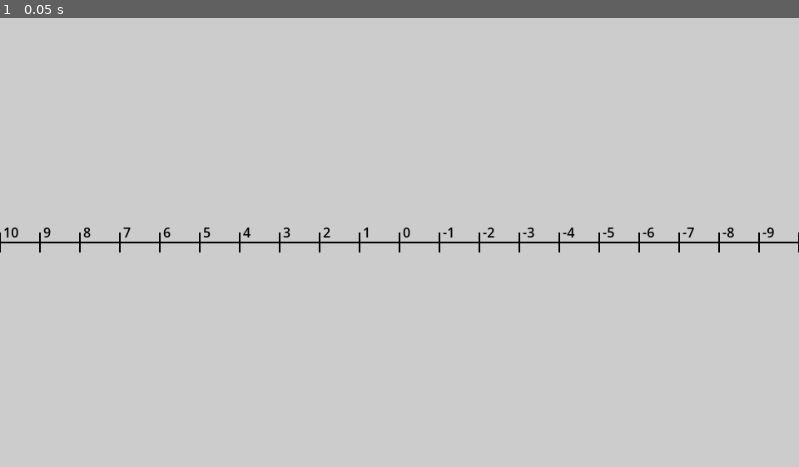
Above: before the commit, frame 1.
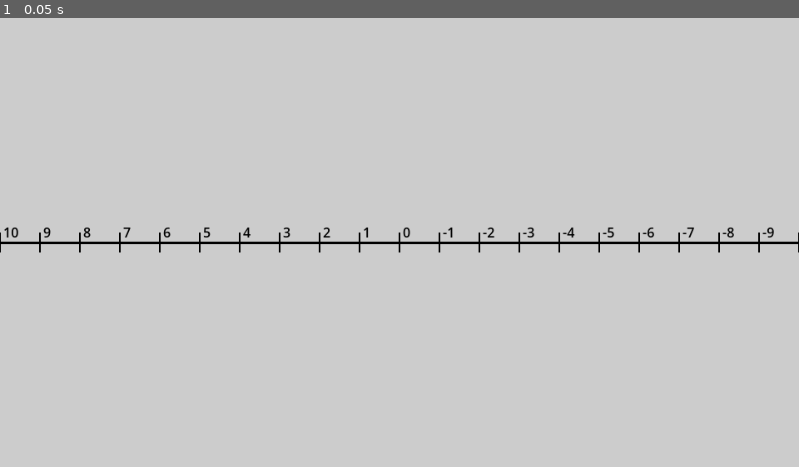
Above: after the commit, the same moment.

Repository: KP913/GeoDes-Editor
Game: Godot game, scene res://main.tscn
The game is run twice, just before and just after one commit, with the same random seed, the same clock (stepped at 60 frames per second) and the same inputs. The engine's default icon, where the game draws it, is replaced by a stand-in: a white triangle on a blue panel in a dark square.
Inputs:
- Up to frame 1 (0.05 s): no input

The runs differ from the first frame. In frame 1, 0.2% of the frame differs, in the area x 0-100%, y 50-51%.

Commit message:
Update main.tscn

Diff:
--- a/main.tscn
+++ b/main.tscn
@@ -8,7 +8,9 @@
 script = ExtResource("1_0xm2m")
 
 [node name="EixoX" type="Line2D" parent="." unique_id=2145659865]
-points = PackedVector2Array(-2952, 0, 1472, 0)
+position = Vector2(-1604.8301, 0.37452292)
+scale = Vector2(1.1872613, 1.1872615)
+points = PackedVector2Array(-2952, 0, 8568, 0)
 width = 2.0
 default_color = Color(0, 0, 0, 1)
 
